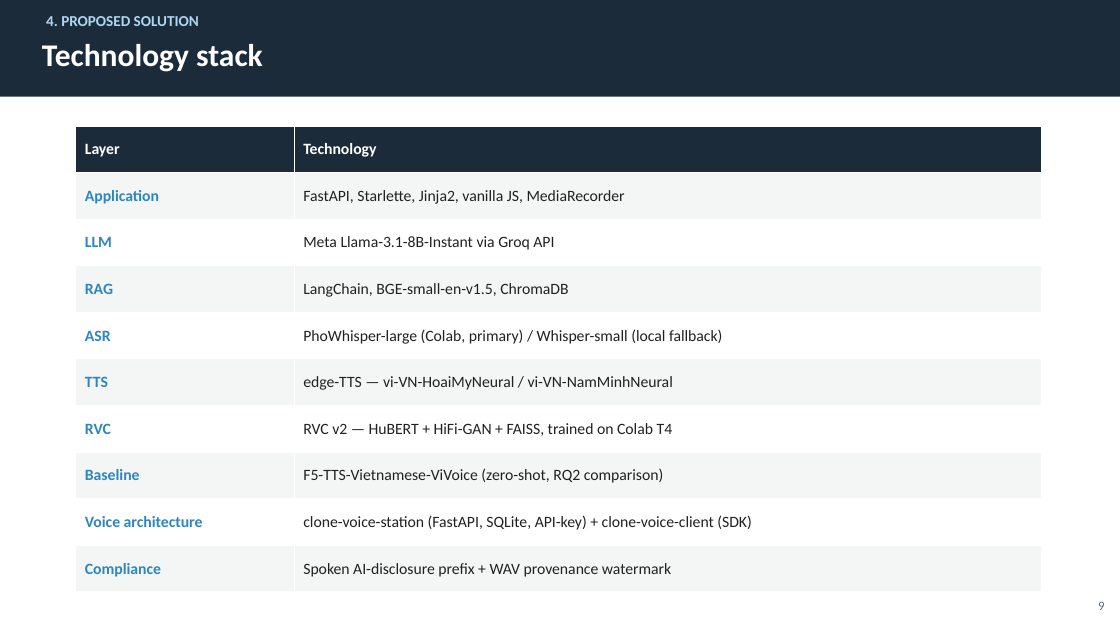
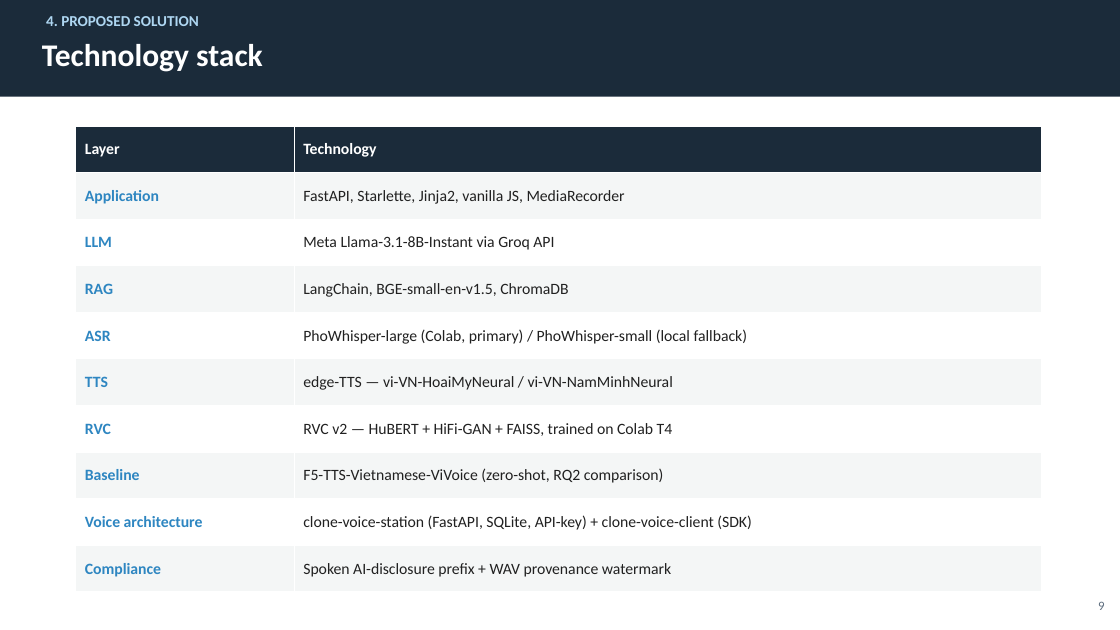
Before and after one commit to BaoNHN/rag-legal-assistant-voice, a slide deck: slide 9 of Thesis_Defense_24MSE23204.pptx. Drawn at 1120x630 pixels with LibreOffice and Linux fonts; fonts in the diff are those of the drawing. Boxes give left, top, right and bottom in pixels: in the first picture for what was removed or moved away, otherwise in the second. Text is boxed around its words. In the diff, an @@ line names an element or a change of style, - is before the commit and + after.

```diff
--- a/Thesis_Defense_24MSE23204.pptx
+++ b/Thesis_Defense_24MSE23204.pptx
@@ table at bbox=[76, 126, 1042, 592] @@
-row 5, column 2: PhoWhisper-large (Colab, primary) / Whisper-small (local fallback)
+row 5, column 2: PhoWhisper-large (Colab, primary) / PhoWhisper-small (local fallback)
```
Also in this commit, not shown: 7 other slides changed.
